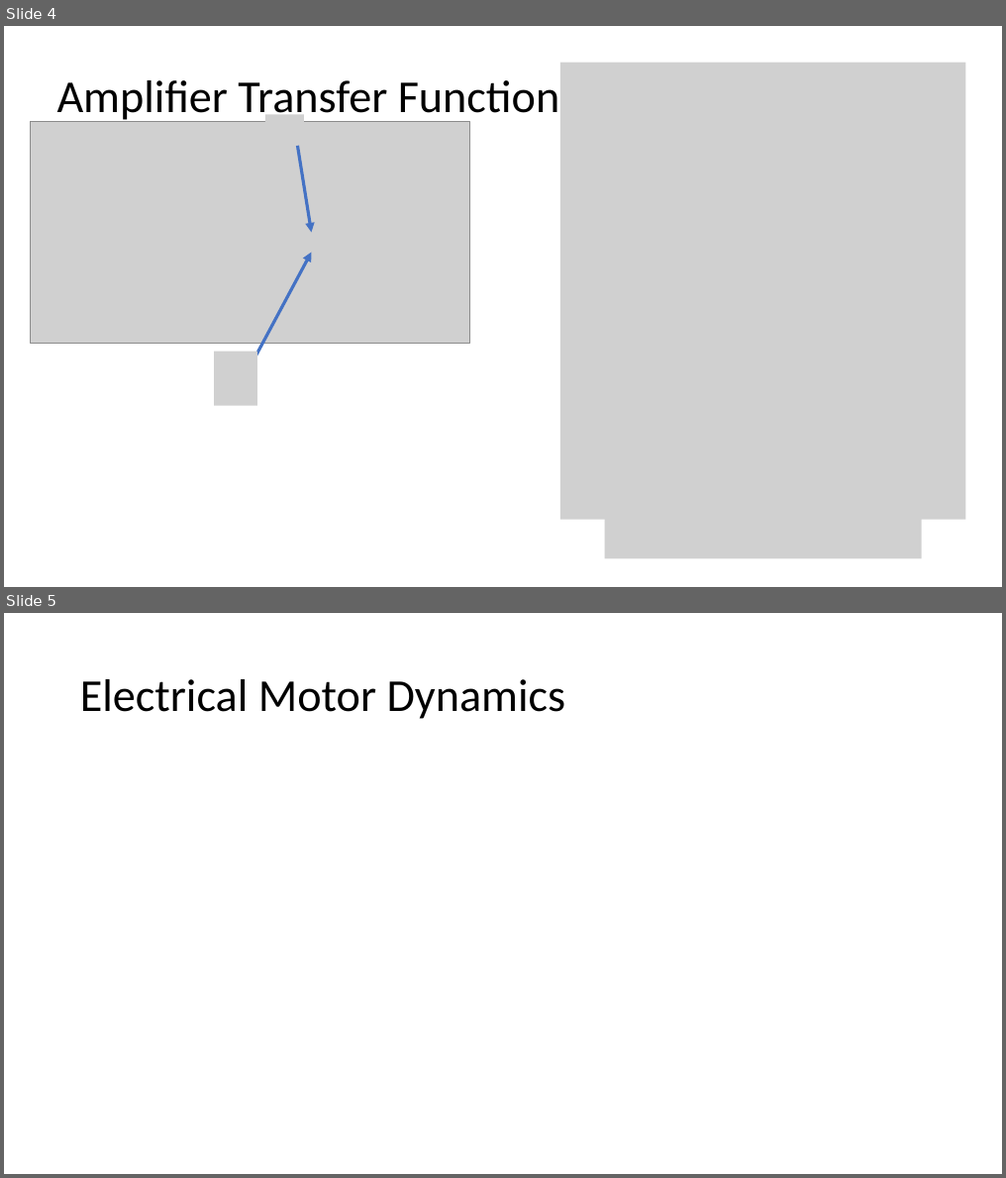
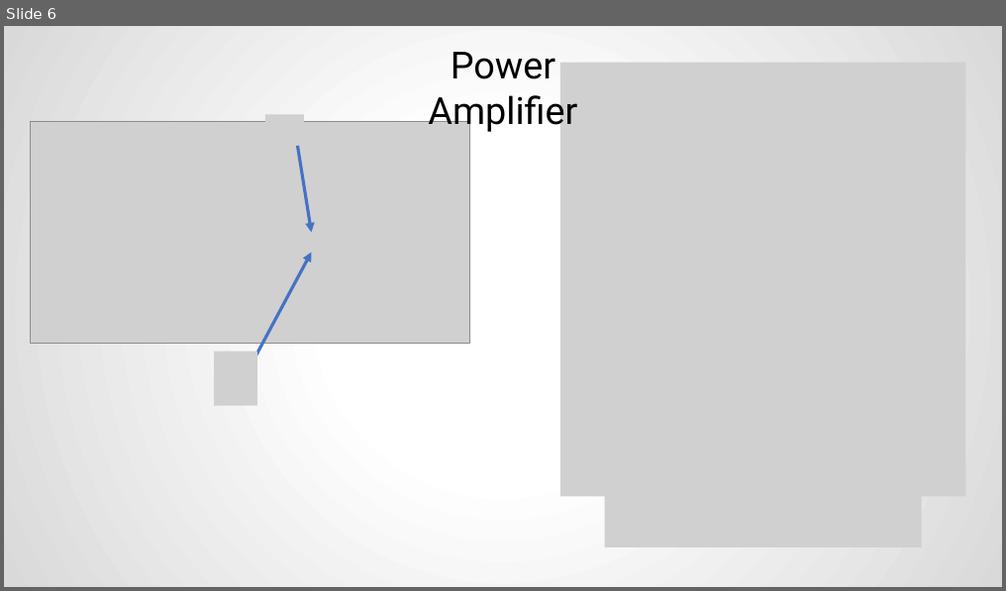
Before and after one commit to FSXAC/ELEC341, a slide deck: docs/report.pptx. Shown one above the other, each under a label of ours: slides 4 and 5 before the commit, slide 6 after it. The pictures are 1006x1178 and 1006x591 pixels, drawn with LibreOffice and Linux fonts; fonts in the diff are those of the drawing; grey boxes stand for pictures. Boxes give left, top, right and bottom in pixels: in the first picture for what was removed or moved away, otherwise in the second. Text is boxed around its words. In the diff, an @@ line names an element or a change of style, - is before the commit and + after.

```diff
--- a/docs/report.pptx
+++ b/docs/report.pptx
@@ slide 5 removed at (x1=4, y1=613, x2=1002, y2=1174), background #FFFFFF @@
@@ title removed at (x1=80, y1=679, x2=566, y2=719) @@
-Electrical Motor Dynamics
@@ what was slide 4 is now slide 6 @@
@@ slide 6 changed as well @@
@@ background #FFFFFF to gradient #FFFFFF to #D9D9D9 @@
@@ text added at (x1=428, y1=52, x2=577, y2=134), 36 pt, text #000000 @@
+Power Amplifier
@@ title removed at (x1=57, y1=80, x2=560, y2=124) @@
-Amplifier Transfer Function
@@ picture resized from (x1=560, y1=63, x2=966, y2=520) to (x1=560, y1=63, x2=966, y2=497) @@
@@ picture moved from (x1=604, y1=505, x2=921, y2=559) to (x1=604, y1=494, x2=921, y2=548) @@
```
Also in this commit, not shown: 7 other slides changed, 3 slides added, 5 other files.
